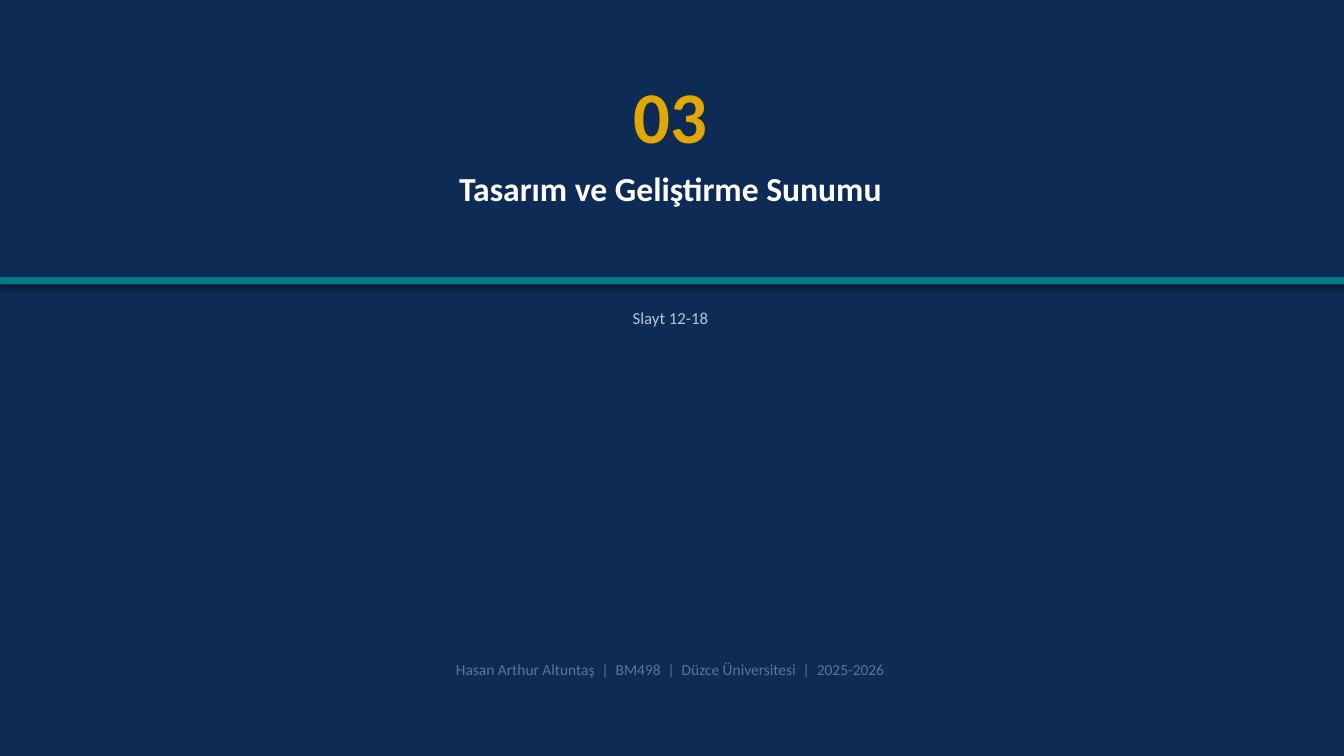
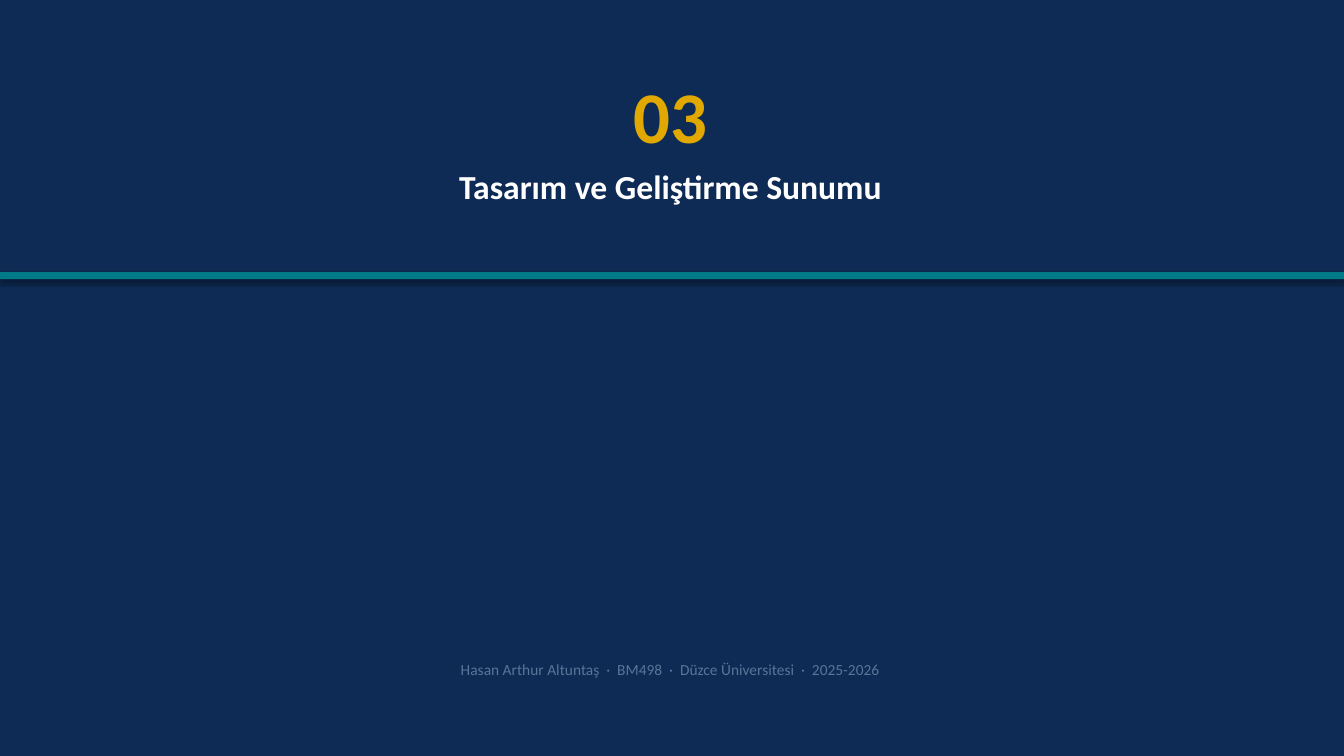
Before and after one commit to Rtur2003/CrownCode, a slide deck: slide 13 of docs/academic/TeslimEdilecekler/Sunumlar/AURIS_Tum_Sunumlar_Birlesik.pptx (slide 12 before the commit). Drawn at 1344x756 pixels with LibreOffice and Linux fonts; fonts in the diff are those of the drawing. Boxes give left, top, right and bottom in pixels: in the first picture for what was removed or moved away, otherwise in the second. Text is boxed around its words. In the diff, an @@ line names an element or a change of style, - is before the commit and + after.

```diff
--- a/docs/academic/TeslimEdilecekler/Sunumlar/AURIS_Tum_Sunumlar_Birlesik.pptx
+++ b/docs/academic/TeslimEdilecekler/Sunumlar/AURIS_Tum_Sunumlar_Birlesik.pptx
@@ rectangle moved from (x1=0, y1=277, x2=1344, y2=284) to (x1=0, y1=272, x2=1344, y2=279) @@
@@ text removed at (x1=633, y1=312, x2=708, y2=327) @@
-Slayt 12-18
@@ text at (x1=461, y1=663, x2=879, y2=677): text changed @@
-Hasan Arthur Altuntaş | BM498 | Düzce Üniversitesi | 2025-2026
+Hasan Arthur Altuntaş · BM498 · Düzce Üniversitesi · 2025-2026
```
Also in this commit, not shown: 23 other slides changed, 21 slides added, 17 slides removed, 6 other files.
